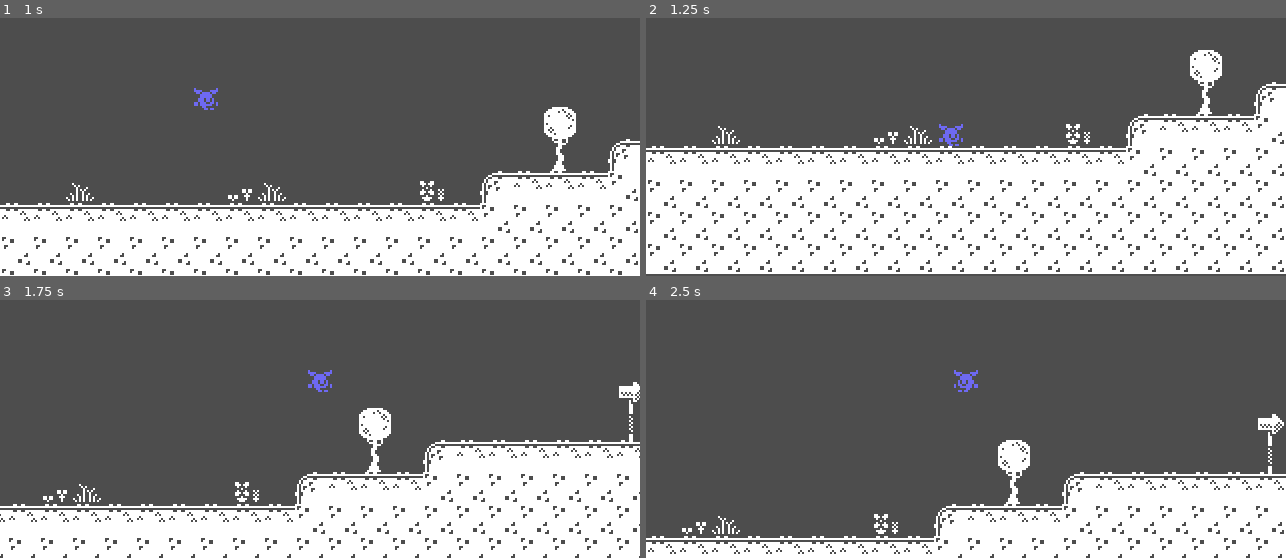
Above: before the commit, frames 1-4 (two rows, left to right).
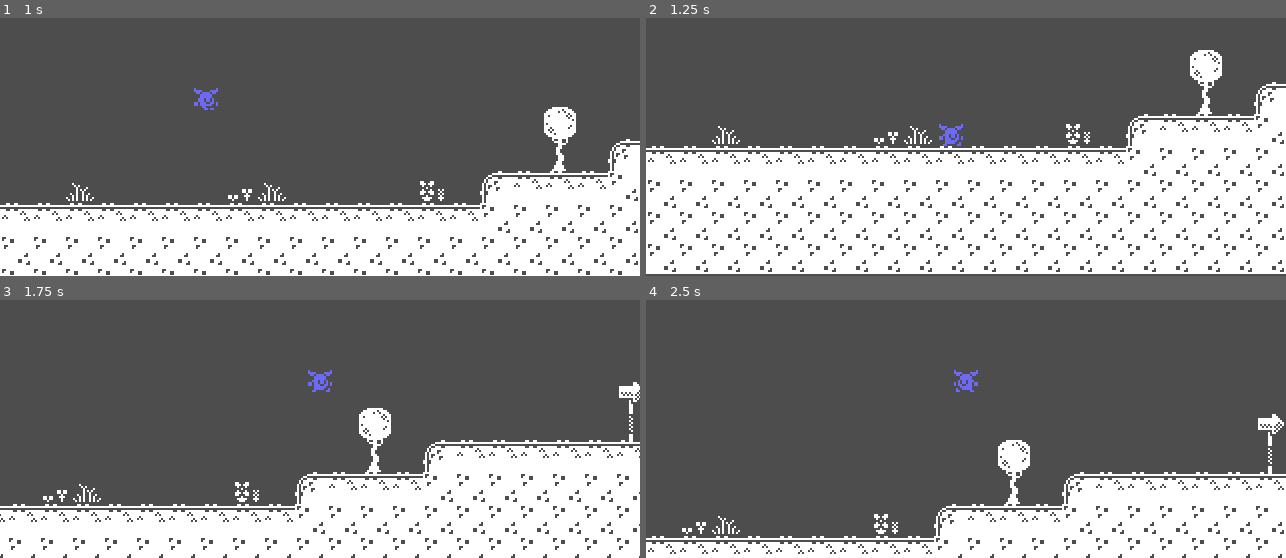
Above: after the commit, the same moments.

Repository: emilykrohn/2DPlatformer
Game: Godot game, scene res://main.tscn
Two runs of this game, one before a commit and one after it. Both use one fixed random seed, a clock stepped at 60 frames per second and the inputs below.
Inputs:
- Up to frame 1 (1 s): tap Enter (ui_accept) at 0.5, 0.6, 0.77 s; hold Right (ui_right) from 0.53 s (still down)
- Up to frame 2 (1.25 s): keep holding Right (ui_right); tap Enter (ui_accept) at 1.07 s
- Up to frame 3 (1.75 s): keep holding Right (ui_right); tap Enter (ui_accept) at 1.35, 1.52 s
- Up to frame 4 (2.5 s): tap Enter (ui_accept) at 1.82, 2.1 s; release Right (ui_right) at 2.03 s; hold Left (ui_left) from 2.03 s (still down)

Frame 1 is identical in both runs. In frame 2, less than 0.1% of the frame differs, in the area x 45-50%, y 45-50%; in frame 3, less than 0.1%; in frame 4, less than 0.1%.

Commit message:
Fix walking animation

Diff:
--- a/player.gd
+++ b/player.gd
@@ -21,25 +21,22 @@
 	# Handle Jump.
 	if Input.is_action_just_pressed("ui_accept") and is_on_floor():
 		velocity.y = JUMP_VELOCITY
-		is_jumping = true
 		$AnimatedSprite2D.animation = "jump"
+
+	if velocity.length() > 0:
+		$AnimatedSprite2D.play()
+	else:
+		$AnimatedSprite2D.stop()
 
 	# Get the input direction and handle the movement/deceleration.
 	# As good practice, you should replace UI actions with custom gameplay actions.
 	var direction = Input.get_axis("ui_left", "ui_right")
 	if direction:
+		$AnimatedSprite2D.animation = "walk"
 		$AnimatedSprite2D.flip_h = velocity.x < 0
 		velocity.x = move_toward(velocity.x, SPEED * direction, ACCELERATION * delta)
-		is_walking = true
 	else:
 		velocity.x = move_toward(velocity.x, 0, FRICTION * delta)
 		$AnimatedSprite2D.animation = "stand"
-		is_walking = false
-		is_jumping = false
-
-	if is_jumping:
-		$AnimatedSprite2D.animation = "jump"
-	if is_walking:
-		$AnimatedSprite2D.animation = "walk"
 
 	move_and_slide()
--- a/player.tscn
+++ b/player.tscn
@@ -50,3 +50,4 @@
 modulate = Color(0.431373, 0.411765, 0.94902, 1)
 sprite_frames = SubResource("SpriteFrames_n3wwb")
 animation = &"walk"
+frame_progress = 0.622913
